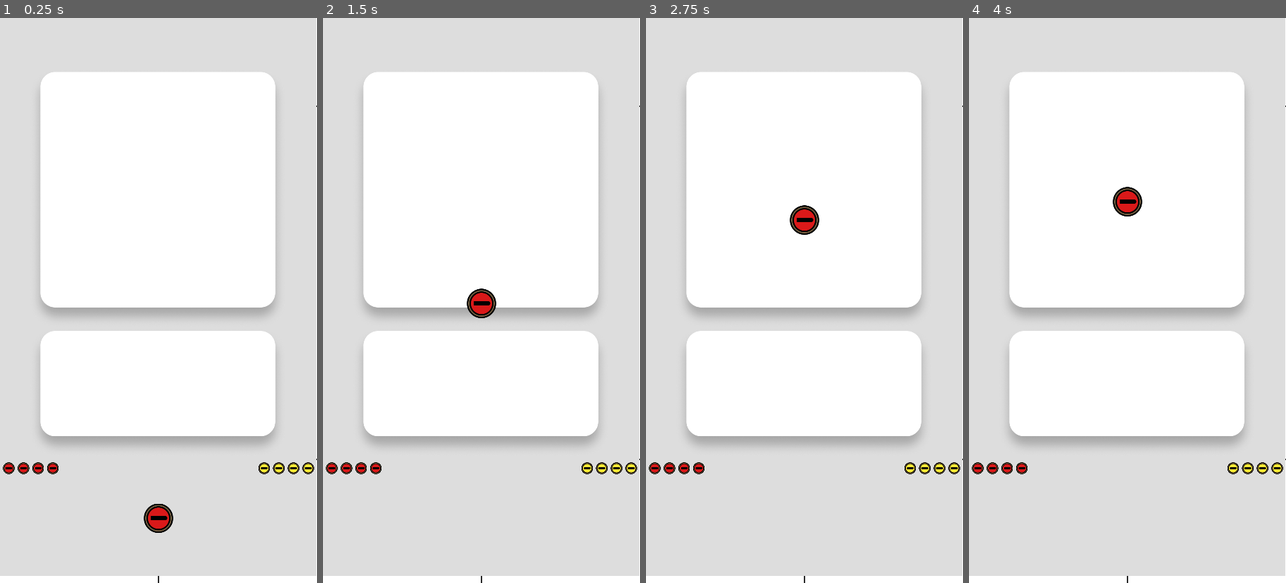
Above: before the commit, frames 1-4 (left to right).
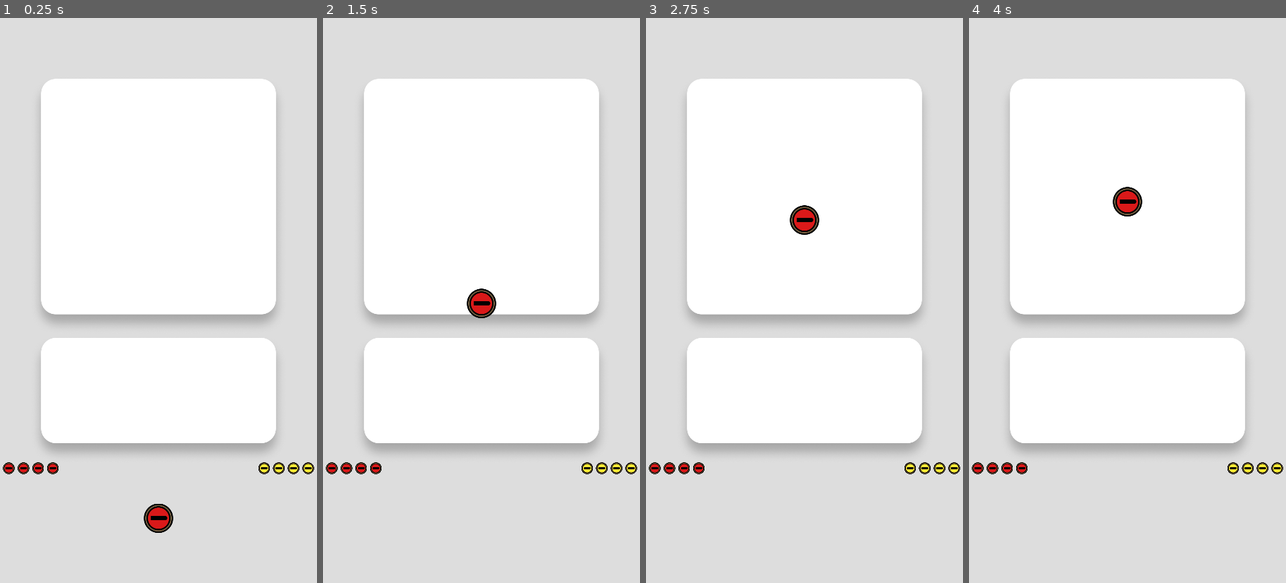
Above: after the commit, the same moments.

Repository: Heisaa/Curling
Game: Godot game, scene res://Game.tscn
Two runs of this game, one before a commit and one after it. Both use one fixed random seed, a clock stepped at 60 frames per second and the inputs below.
Inputs (mouse positions are in pixels of both pictures, inside the frame that each line leads up to):
- Up to frame 1 (0.25 s): no input
- Up to frame 2 (1.5 s): tap Enter at 0.5 s; drag from (481, 520) to (481, 300) at 0.52 s; drag from (418, 328) to (481, 300) at 1.27 s
- Up to frame 3 (2.75 s): move the mouse to (836, 176) at 2.02 s; click (836, 176) at 2.17 s
- Up to frame 4 (4 s): drag from (1111, 413) to (1032, 215) at 2.77 s; move the mouse to (1222, 385) at 3.52 s; click (1222, 385) at 3.67 s

The runs differ from the first frame. In frame 1, 6.6% of the frame differs, in the area x 0-100%, y 0-100%; in frame 2, 6.5%; in frame 3, 6.6%; in frame 4, 6.6%.

Commit message:
reinstall

Diff:
--- a/UI/Restart.tscn
+++ b/UI/Restart.tscn
@@ -5,5 +5,5 @@
 [node name="Restart" type="Node"]
 
 [node name="Sprite" type="Sprite" parent="."]
-position = Vector2( 537.812, 936.534 )
+position = Vector2( 540, 960 )
 texture = ExtResource( 1 )
